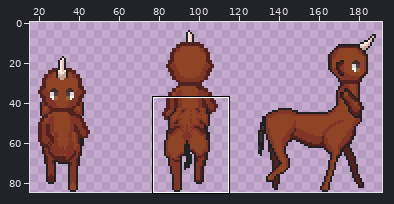
One commit to this animated GIF sprite: sprite/creature/centaur/preview.gif. The first picture is a wide view before the edit; the outline marks the close-up.
Close-up. First the earlier version:
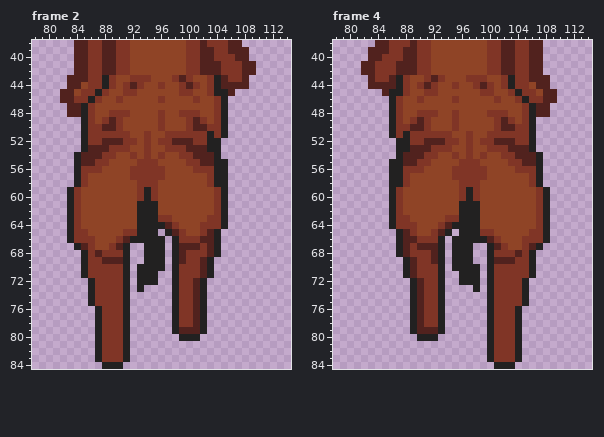
The file is 192x85 pixels, 4 frames. Shown: frame 2: x 78..114, y 38..84; frame 4: x 78..114, y 38..84. The wide view leaves out empty margins.
Once edited:
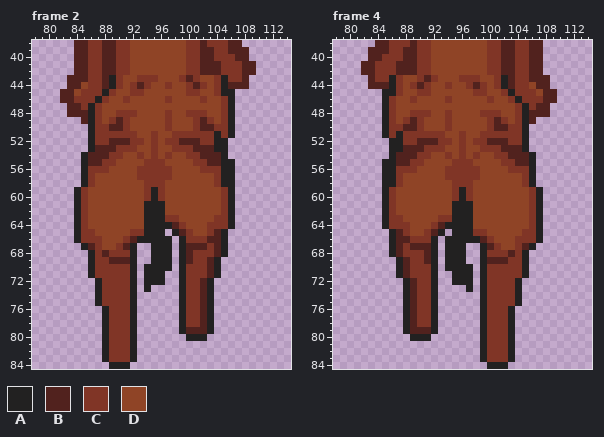
Palette (. is transparent): A #222121  B #51221e  C #803526  D #8f4426
Changes in this commit:
--- frame 2
@@ x 78..114 @@
 42 ......BBCCBBCCDDDDDDDDCCBBBCCCBB.....
-43 .....BBBCCACDDCCCDDDCBCDDCABCCB......
-44 .....BBDCCACDCBCDDCDDCBCDCABBBB......
-45 ....BBDCCACDDCCDDDDDDCCDDCAAB........
-46 ....BBCCACDDCDDDDDCDDDDCDDCA.........
-47 .....BBACDDDDDDDDDDDDDDDDDCA.........
-48 .....BBACDDCCCDDDDCDDCCCDDCA.........
-49 .......ACDCBCDDDDDCDDDCBCDCA.........
-50 .......ACCBBCDDDDDCDDDCBBCCA.........
-51 .......ACCCCCCDDCDDCCCCCCACA.........
-52 .......ACCBBBCCDCDCCBBBCCAA..........
-53 .......ABBBCCCDDCDDCCCBBBAA..........
-54 ......ABBBCCDDCDCDCDDCCBBBA..........
-55 ......ABBCCDDDDCCCDDDDCCBBAA.........
-56 ......ACCCDDDDCCCCCDDDDCCCAA.........
-57 ......ACDDDDDDCCCCCDDDDDDCAA.........
-58 ......ACDDDDDDDCCCDDDDDDDCAA.........
-59 .....ACDDDDDDDDCACDDDDDDDDCA.........
-60 .....ACDDDDDDDDCACDDDDDDDDCA.........
-61 .....ACDDDDDDDDAAADDDDDDDDCA.........
-62 .....ACDDDDDDDDAAADDDDDDDDCA.........
-63 .....ACDDDDDDDDAAACCDDDDDCCA.........
-64 .....ACDDDDDDDDAAAABCDDDCCCA.........
-65 .....ACCDDDDDCCAAA.ABCDDCBA..........
-66 .....ACCCDDDCBAAAAA.ACCCBBA..........
-67 ......ABCDDCBA..AAA.ABBBCBA..........
-68 .......ACBCCCA..AAA.ABCCCBA..........
-69 .......ACCBBBA..AAA.ABCCBA...........
-70 .......ACCCCCA.AAAA.ACCCBA...........
-71 .......ACCCCCA.AAA..ACCCBA...........
-72 ........ACCCCA.AAA..ACCBA............
-73 ........ACCCCA.A....ACCBA............
-74 ........ACCCCA......ACCBA............
-75 ........ACCCCA......ACCBA............
-76 .........ACCCA......ACCBA............
-77 .........ACCCA......ACCBA............
-78 .........ACCCA......ACCBA............
-79 .........ACCCA......ABBBA............
-80 .........ACCCA.......AAA.............
-81 .........ACCCA.......................
-82 .........ACCCA.......................
-83 .........ACCCA.......................
-84 ..........AAA........................
+43 .....BBBCCBACDDCCCDDDCBCDDCACCB......
+44 .....BBDCCBACDCBCDDCDDCBCDCABBB......
+45 ....BBDCCCACDDCCDDDDDDCCDDCAA........
+46 ....BBCCCACDDCDDDDDCDDDDCDDCA........
+47 .....BBCACDDDDDDDDDDDDDDDDDCA........
+48 .....BBBACDDCCCDDDDCDDCCCDDCA........
+49 .......BACDCBCDDDDDCDDDCBCDCA........
+50 ........ACCBBCDDDDDCDDDCBBCCA........
+51 ........ACCCCCCDDCDDCCCCCCACA........
+52 ........ACCBBBCCDCDCCBBBCCAA.........
+53 ........ABBBCCCDDCDDCCCBBBAA.........
+54 .......ABBBCCDDCDCDCDDCCBBBA.........
+55 .......ABBCCDDDDCCCDDDDCCBBAA........
+56 .......ACCCDDDDCCCCCDDDDCCCAA........
+57 .......ACDDDDDDCCCCCDDDDDDCAA........
+58 .......ACDDDDDDDCCCDDDDDDDCAA........
+59 ......ACDDDDDDDDCACDDDDDDDDCA........
+60 ......ACDDDDDDDDCACDDDDDDDDCA........
+61 ......ACDDDDDDDDAAADDDDDDDDCA........
+62 ......ACDDDDDDDDAAADDDDDDDDCA........
+63 ......ACDDDDDDDDAAACCDDDDDCCA........
+64 ......ACDDDDDDDDAAAABCDDDCCCA........
+65 ......ACCDDDDDCCAAA.ABCDDCBA.........
+66 ......ACCCDDDCBAAAAA.ACCCBBA.........
+67 .......ABCDDCBA..AAA.ABBBCBA.........
+68 ........ACBCCCA..AAA.ABCCCBA.........
+69 ........ACCBBBA..AAA.ABCCBA..........
+70 ........ACCCCCA.AAAA.ACCCBA..........
+71 ........ACCCCCA.AAA..ACCCBA..........
+72 .........ACCCCA.AAA..ACCBA...........
+73 .........ACCCCA.A....ACCBA...........
+74 .........ACCCCA......ACCBA...........
+75 .........ACCCCA......ACCBA...........
+76 ..........ACCCA......ACCBA...........
+77 ..........ACCCA......ACCBA...........
+78 ..........ACCCA......ACCBA...........
+79 ..........ACCCA......ABBBA...........
+80 ..........ACCCA.......AAA............
+81 ..........ACCCA......................
+82 ..........ACCCA......................
+83 ..........ACCCA......................
+84 ...........AAA.......................
--- frame 4
@@ x 78..114 @@
 42 ....BBCCCBBBCCDDDDDDDDCCBBCCBB.......
-43 .....BCCBACDDCBCDDDCCCDDCACCBBB......
-44 .....BBBBACDCBCDDCDDCBCDCACCDBB......
-45 .......BAACDDCCDDDDDDCCDDCACCDBB.....
-46 ........ACDDCDDDDCDDDDDCDDCACCBB.....
-47 ........ACDDDDDDDDDDDDDDDDDCABB......
-48 ........ACDDCCCDDCDDDDCCCDDCABB......
-49 ........ACDCBCDDDCDDDDDCBCDCA........
-50 ........ACCBBCDDDCDDDDDCBBCCA........
-51 ........ACACCCCCCDDCDDCCCCCCA........
-52 .........AACCBBBCCDCDCCBBBCCA........
-53 .........AABBBCCCDDCDDCCCBBBA........
-54 .........ABBBCCDDCDCDCDDCCBBBA.......
-55 ........AABBCCDDDDCCCDDDDCCBBA.......
-56 ........AACCCDDDDCCCCCDDDDCCCA.......
-57 ........AACDDDDDDCCCCCDDDDDDCA.......
-58 ........AACDDDDDDDCCCDDDDDDDCA.......
-59 ........ACDDDDDDDDCACDDDDDDDDCA......
-60 ........ACDDDDDDDDCACDDDDDDDDCA......
-61 ........ACDDDDDDDDAAADDDDDDDDCA......
-62 ........ACDDDDDDDDAAADDDDDDDDCA......
-63 ........ACCDDDDDCCAAADDDDDDDDCA......
-64 ........ACCCDDDCBAAAADDDDDDDDCA......
-65 .........ABCDDCBA.AAACCDDDDDCCA......
-66 .........ABBCCCA.AAAAABCDDDCCCA......
-67 .........ABCBBBA.AAA..ABCDDCBA.......
-68 .........ABCCCBA.AAA..ACCCBCA........
-69 ..........ABCCBA.AAA..ABBBCCA........
-70 ..........ABCCCA.AAAA.ACCCCCA........
-71 ..........ABCCCA..AAA.ACCCCCA........
-72 ...........ABCCA..AAA.ACCCCA.........
-73 ...........ABCCA....A.ACCCCA.........
-74 ...........ABCCA......ACCCCA.........
-75 ...........ABCCA......ACCCCA.........
-76 ...........ABCCA......ACCCA..........
-77 ...........ABCCA......ACCCA..........
-78 ...........ABCCA......ACCCA..........
-79 ...........ABBBA......ACCCA..........
-80 ............AAA.......ACCCA..........
-81 ......................ACCCA..........
-82 ......................ACCCA..........
-83 ......................ACCCA..........
-84 .......................AAA...........
+43 .....BCCACDDCBCDDDCCCDDCABCCBBB......
+44 .....BBBACDCBCDDCDDCBCDCABCCDBB......
+45 .......AACDDCCDDDDDDCCDDCACCCDBB.....
+46 .......ACDDCDDDDCDDDDDCDDCACCCBB.....
+47 .......ACDDDDDDDDDDDDDDDDDCACBB......
+48 .......ACDDCCCDDCDDDDCCCDDCABBB......
+49 .......ACDCBCDDDCDDDDDCBCDCAB........
+50 .......ACCBBCDDDCDDDDDCBBCCA.........
+51 .......ACACCCCCCDDCDDCCCCCCA.........
+52 ........AACCBBBCCDCDCCBBBCCA.........
+53 ........AABBBCCCDDCDDCCCBBBA.........
+54 ........ABBBCCDDCDCDCDDCCBBBA........
+55 .......AABBCCDDDDCCCDDDDCCBBA........
+56 .......AACCCDDDDCCCCCDDDDCCCA........
+57 .......AACDDDDDDCCCCCDDDDDDCA........
+58 .......AACDDDDDDDCCCDDDDDDDCA........
+59 .......ACDDDDDDDDCACDDDDDDDDCA.......
+60 .......ACDDDDDDDDCACDDDDDDDDCA.......
+61 .......ACDDDDDDDDAAADDDDDDDDCA.......
+62 .......ACDDDDDDDDAAADDDDDDDDCA.......
+63 .......ACCDDDDDCCAAADDDDDDDDCA.......
+64 .......ACCCDDDCBAAAADDDDDDDDCA.......
+65 ........ABCDDCBA.AAACCDDDDDCCA.......
+66 ........ABBCCCA.AAAAABCDDDCCCA.......
+67 ........ABCBBBA.AAA..ABCDDCBA........
+68 ........ABCCCBA.AAA..ACCCBCA.........
+69 .........ABCCBA.AAA..ABBBCCA.........
+70 .........ABCCCA.AAAA.ACCCCCA.........
+71 .........ABCCCA..AAA.ACCCCCA.........
+72 ..........ABCCA..AAA.ACCCCA..........
+73 ..........ABCCA....A.ACCCCA..........
+74 ..........ABCCA......ACCCCA..........
+75 ..........ABCCA......ACCCCA..........
+76 ..........ABCCA......ACCCA...........
+77 ..........ABCCA......ACCCA...........
+78 ..........ABCCA......ACCCA...........
+79 ..........ABBBA......ACCCA...........
+80 ...........AAA.......ACCCA...........
+81 .....................ACCCA...........
+82 .....................ACCCA...........
+83 .....................ACCCA...........
+84 ......................AAA............
Changed places in both close-ups, as pixel boxes (x1, y1, x2, y2):
changed: (67, 75, 235, 369)
changed: (382, 75, 550, 369)
